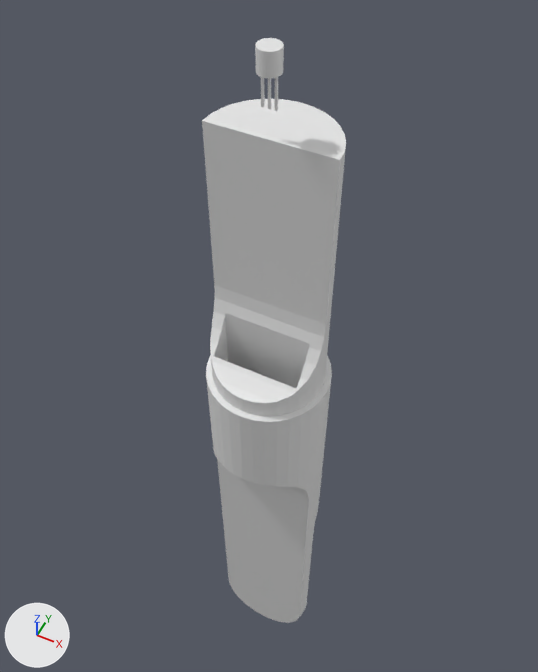
An edit to the Blender file design/model.blend, drawn before and after from the same camera.
Both versions are drawn from a 50 mm camera at (6.7, -13.4, 30.9) aimed at (-1.3, 2.5, 10.9). Every picture has the same lights, and +X, +Y and +Z are marked at lower left.

Script lines for the objects in view, before the commit:
```python
me_cylinder_001 = bpy.data.meshes.new('Cylinder.001')
me_cylinder_001.from_pydata(...)  # 88 vertices, 50 faces; spans x -1.0..1.0, y -1.0..1.0, z -4.0..1.0
me_sphere = bpy.data.meshes.new('Sphere')
me_sphere.from_pydata(...)  # 422 vertices, 290 faces; spans x -1.0..1.0, y -1.0..1.0, z 1.0..12.0
ob_body = bpy.data.objects.new('body', me_sphere)
ob_body.location = (0.0, 0.0, -9.0)
ob_body.scale = (2.0, 2.0, 2.5)
ob_light_sensor = bpy.data.objects.new('light sensor', me_cylinder_001)
ob_light_sensor.location = (0.0, 0.03, 23.0)
ob_light_sensor.scale = (0.3, 0.3, 0.3)
```
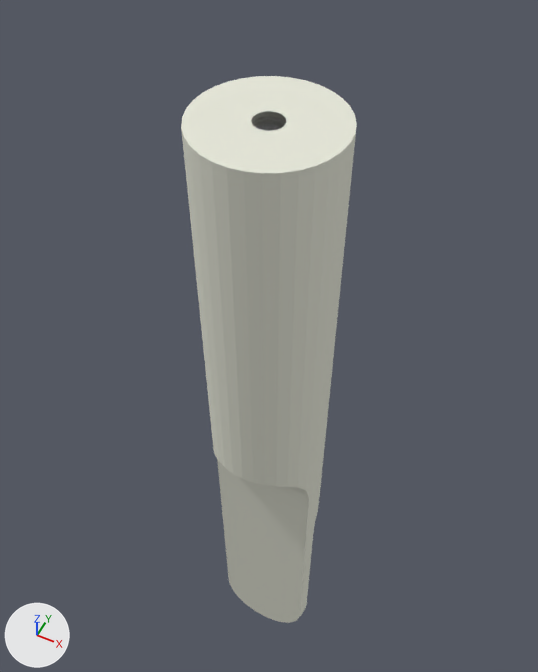
Boxes [x1, y1, x2, y2] around the edits, measured in the pictures (538 x 672 px):
'cap', added
    after: [181, 76, 357, 422]
'light sensor', moved (not visible afterwards)
    before: [255, 38, 284, 111]
'light_window', added
    after: [251, 111, 286, 131]
part 1 of me_sphere, built on
    before: [202, 99, 346, 325]
part 2 of me_sphere, recoloured
    before: [206, 147, 346, 425]
    after: [206, 376, 332, 425]

What changed in the scene script:
```text
Add mat_material_002:
    mat_material_002 = diffuse_material('Material.002')
    mat_material_002.base_color = (0.791, 0.799, 0.694)  # white #e6e7d9
Add mat_material_001:
    mat_material_001 = diffuse_material('Material.001')
    mat_material_001.base_color = (0.793, 0.799, 0.696)  # white #e6e7d9
Add mat_material:
    mat_material = bpy.data.materials.new('Material')
    mat_material.use_nodes = True; mat_material.node_tree.nodes.clear()
    _N = mat_material.node_tree.nodes; _L = mat_material.node_tree.links
    n0 = _N.new('ShaderNodeOutputMaterial'); n0.name = 'Material Output'
    n1 = _N.new('ShaderNodeBsdfGlass'); n1.name = 'Glass BSDF'
    n1.distribution = 'BECKMANN'
    n1.inputs[0].default_value = (0.8, 0.8, 0.8, 1.0)  # 'Color', white #e7e7e7
    n1.inputs[2].default_value = 1.45  # 'IOR'
    _L.new(n1.outputs[0], n0.inputs[0])  # 'BSDF' to 'Surface'
Change me_sphere:
    used by ob_body; location = (0.0, 0.0, -9.0); scale = (2.0, 2.0, 2.5)
    remove me_sphere.from_pydata(...)  # 422 vertices, 290 faces; spans x -1.0..1.0, y -1.0..1.0, z 1.0..12.0
    add me_sphere.from_pydata(...)  # 456 vertices, 307 faces; spans x -1.0..1.0, y -1.0..1.0, z 1.0..12.0
    me_sphere part 1
    2 faces are deleted
    17 vertices are added at x -0.2..0.2, y 0.0..0.2, z 11.76
    17 new vertices lie (0.0, 0.0, 0.24) away from vertices in x -0.2..0.2, y 0.0..0.2, z 11.76
    19 new faces join them
    me_sphere part 2: 288 faces spanning x -1.0..1.0, y -1.0..1.0, z 1.0..12.0 switch from no material to mat_material_002 (white #e6e7d9)
Add me_cylinder_007:
    me_cylinder_007.from_pydata(...)  # 192 vertices, 132 faces; spans x -1.0..1.0, y -1.0..1.0, z -3.25..1.25
    me_cylinder_007.materials.append(mat_material_001)  # white #e6e7d9
Add me_cylinder_008:
    me_cylinder_008.from_pydata(...)  # 128 vertices, 98 faces; spans x -1.5..1.5, y -1.5..1.5, z -1.5..-0.25
    me_cylinder_008.materials.append(mat_material)
Change ob_light_sensor:
    ob_light_sensor.location: (0.0, 0.03, 23.0) -> (0.0, -0.07, 20.7)
Add ob_cap:
    ob_cap = bpy.data.objects.new('cap', me_cylinder_007)
    ob_cap.location = (0.0, 0.0, 19.0)
    ob_cap.scale = (2.0, 2.0, 2.0)
Add ob_light_window:
    ob_light_window = bpy.data.objects.new('light_window', me_cylinder_008)
    ob_light_window.location = (0.0, 0.0, 21.6)
    ob_light_window.scale = (0.4, 0.4, 0.4)
```
